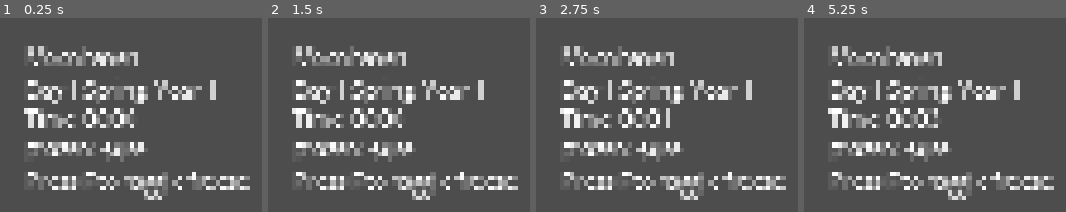
Above: before the commit, frames 1-4 (left to right).
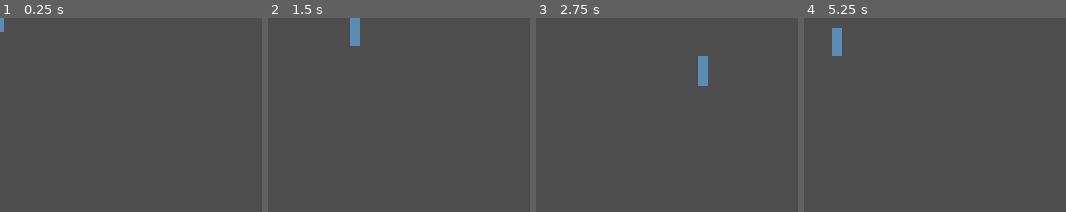
Above: after the commit, the same moments.

Repository: OletheOne/moonhaven
Game: Godot game, scene res://scenes/systems/player_test.tscn
The game is run twice, just before and just after one commit, with the same random seed, the same clock (stepped at 60 frames per second) and the same inputs. Before the commit the project starts from res://scenes/systems/time_test.tscn.
Inputs:
- Up to frame 1 (0.25 s): no input
- Up to frame 2 (1.5 s): tap F at 0.5, 1.25 s; hold D (move_right, bound only after the commit) 0.53-1.28 s; hold Shift (run, bound only after the commit) 0.53-1.28 s; tap Enter (ui_accept) at 0.77 s; hold S (move_down, bound only after the commit) from 1.28 s (still down); tap Shift (run, bound only after the commit) at 1.35 s
- Up to frame 3 (2.75 s): tap Enter (ui_accept) at 1.52 s; tap F at 2, 2.1 s; release S (move_down, bound only after the commit) at 2.03 s; hold D (move_right, bound only after the commit) from 2.03 s (still down); hold Shift (run, bound only after the commit) from 2.03 s (still down)
- Up to frame 4 (5.25 s): tap F at 2.75, 3.5, 4.25, 4.35 s; release D (move_right, bound only after the commit) at 2.78 s; release Shift (run, bound only after the commit) at 2.78 s; hold W (move_up, bound only after the commit) 2.78-3.53 s; tap Shift (run, bound only after the commit) at 2.85, 4.55 s; tap Enter (ui_accept) at 3.02, 3.77, 4.52 s; hold Shift (run, bound only after the commit) 3.53-4.28 s; hold A (move_left, bound only after the commit) 3.53-5.03 s; hold S (move_down, bound only after the commit) from 5.03 s (still down); hold Shift (run, bound only after the commit) from 5.03 s (still down)

The runs differ from the first frame. In frame 1, 14% of the frame differs, in the area x 0-96%, y 0-94%; in frame 2, 15%, in the area x 9-96%, y 0-94%; in frame 3, 15%; in frame 4, 15%.

Commit message:
T-02
Co-authored-by: Cursor <cursoragent@cursor.com>

Diff:
--- a/project.godot
+++ b/project.godot
@@ -15,7 +15,7 @@
 [application]
 
 config/name="Moonhaven"
-run/main_scene="res://scenes/systems/time_test.tscn"
+run/main_scene="res://scenes/systems/player_test.tscn"
 config/features=PackedStringArray("4.6", "Forward Plus")
 config/icon="res://icon.svg"
 
@@ -23,6 +23,43 @@
 
 Constants="*res://scripts/autoload/constants.gd"
 TimeManager="*res://scripts/autoload/time_manager.gd"
+
+[input]
+
+move_left={
+"deadzone": 0.2,
+"events": [Object(InputEventKey,"resource_local_to_scene":false,"resource_name":"","device":-1,"window_id":0,"alt_pressed":false,"shift_pressed":false,"ctrl_pressed":false,"meta_pressed":false,"pressed":false,"keycode":0,"physical_keycode":65,"key_label":0,"unicode":97,"location":0,"echo":false,"script":null)
+, Object(InputEventKey,"resource_local_to_scene":false,"resource_name":"","device":-1,"window_id":0,"alt_pressed":false,"shift_pressed":false,"ctrl_pressed":false,"meta_pressed":false,"pressed":false,"keycode":0,"physical_keycode":4194319,"key_label":0,"unicode":0,"location":0,"echo":false,"script":null)
+, Object(InputEventJoypadMotion,"resource_local_to_scene":false,"resource_name":"","device":-1,"axis":0,"axis_value":-1.0,"script":null)
+]
+}
+move_right={
+"deadzone": 0.2,
+"events": [Object(InputEventKey,"resource_local_to_scene":false,"resource_name":"","device":-1,"window_id":0,"alt_pressed":false,"shift_pressed":false,"ctrl_pressed":false,"meta_pressed":false,"pressed":false,"keycode":0,"physical_keycode":68,"key_label":0,"unicode":100,"location":0,"echo":false,"script":null)
+, Object(InputEventKey,"resource_local_to_scene":false,"resource_name":"","device":-1,"window_id":0,"alt_pressed":false,"shift_pressed":false,"ctrl_pressed":false,"meta_pressed":false,"pressed":false,"keycode":0,"physical_keycode":4194321,"key_label":0,"unicode":0,"location":0,"echo":false,"script":null)
+, Object(InputEventJoypadMotion,"resource_local_to_scene":false,"resource_name":"","device":-1,"axis":0,"axis_value":1.0,"script":null)
+]
+}
+move_up={
+"deadzone": 0.2,
+"events": [Object(InputEventKey,"resource_local_to_scene":false,"resource_name":"","device":-1,"window_id":0,"alt_pressed":false,"shift_pressed":false,"ctrl_pressed":false,"meta_pressed":false,"pressed":false,"keycode":0,"physical_keycode":87,"key_label":0,"unicode":119,"location":0,"echo":false,"script":null)
+, Object(InputEventKey,"resource_local_to_scene":false,"resource_name":"","device":-1,"window_id":0,"alt_pressed":false,"shift_pressed":false,"ctrl_pressed":false,"meta_pressed":false,"pressed":false,"keycode":0,"physical_keycode":4194320,"key_label":0,"unicode":0,"location":0,"echo":false,"script":null)
+, Object(InputEventJoypadMotion,"resource_local_to_scene":false,"resource_name":"","device":-1,"axis":1,"axis_value":-1.0,"script":null)
+]
+}
+move_down={
+"deadzone": 0.2,
+"events": [Object(InputEventKey,"resource_local_to_scene":false,"resource_name":"","device":-1,"window_id":0,"alt_pressed":false,"shift_pressed":false,"ctrl_pressed":false,"meta_pressed":false,"pressed":false,"keycode":0,"physical_keycode":83,"key_label":0,"unicode":115,"location":0,"echo":false,"script":null)
+, Object(InputEventKey,"resource_local_to_scene":false,"resource_name":"","device":-1,"window_id":0,"alt_pressed":false,"shift_pressed":false,"ctrl_pressed":false,"meta_pressed":false,"pressed":false,"keycode":0,"physical_keycode":4194322,"key_label":0,"unicode":0,"location":0,"echo":false,"script":null)
+, Object(InputEventJoypadMotion,"resource_local_to_scene":false,"resource_name":"","device":-1,"axis":1,"axis_value":1.0,"script":null)
+]
+}
+run={
+"deadzone": 0.5,
+"events": [Object(InputEventKey,"resource_local_to_scene":false,"resource_name":"","device":-1,"window_id":0,"alt_pressed":false,"shift_pressed":false,"ctrl_pressed":false,"meta_pressed":false,"pressed":false,"keycode":0,"physical_keycode":4194325,"key_label":0,"unicode":0,"location":0,"echo":false,"script":null)
+, Object(InputEventJoypadButton,"resource_local_to_scene":false,"resource_name":"","device":-1,"button_index":7,"pressure":0.0,"pressed":true,"script":null)
+]
+}
 
 [display]
 
--- /dev/null
+++ b/scenes/player/player.tscn
@@ -0,0 +1,164 @@
+[gd_scene load_steps=12 format=3 uid="uid://player_scene"]
+
+[ext_resource type="Script" path="res://scripts/player/player.gd" id="1_player"]
+[ext_resource type="Texture2D" path="res://art/sprites/player/player_placeholder.png" id="2_sprite"]
+
+[sub_resource type="CapsuleShape2D" id="CapsuleShape2D_feet"]
+radius = 5.0
+height = 12.0
+
+[sub_resource type="Animation" id="Animation_idle_down"]
+resource_name = "idle_down"
+length = 0.001
+tracks/0/type = "value"
+tracks/0/imported = false
+tracks/0/enabled = true
+tracks/0/path = NodePath("Sprite2D:flip_h")
+tracks/0/interp = 1
+tracks/0/loop_wrap = true
+tracks/0/keys = {
+"times": PackedFloat32Array(0),
+"transitions": PackedFloat32Array(1),
+"update": 1,
+"values": [false]
+}
+
+[sub_resource type="Animation" id="Animation_idle_up"]
+resource_name = "idle_up"
+length = 0.001
+tracks/0/type = "value"
+tracks/0/imported = false
+tracks/0/enabled = true
+tracks/0/path = NodePath("Sprite2D:flip_h")
+tracks/0/interp = 1
+tracks/0/loop_wrap = true
+tracks/0/keys = {
+"times": PackedFloat32Array(0),
+"transitions": PackedFloat32Array(1),
+"update": 1,
+"values": [false]
+}
+
+[sub_resource type="Animation" id="Animation_idle_left"]
+resource_name = "idle_left"
+length = 0.001
+tracks/0/type = "value"
+tracks/0/imported = false
+tracks/0/enabled = true
+tracks/0/path = NodePath("Sprite2D:flip_h")
+tracks/0/interp = 1
+tracks/0/loop_wrap = true
+tracks/0/keys = {
+"times": PackedFloat32Array(0),
+"transitions": PackedFloat32Array(1),
+"update": 1,
+"values": [true]
+}
+
+[sub_resource type="Animation" id="Animation_idle_right"]
+resource_name = "idle_right"
+length = 0.001
+tracks/0/type = "value"
+tracks/0/imported = false
+tracks/0/enabled = true
+tracks/0/path = NodePath("Sprite2D:flip_h")
+tracks/0/interp = 1
+tracks/0/loop_wrap = true
+tracks/0/keys = {
+"times": PackedFloat32Array(0),
+"transitions": PackedFloat32Array(1),
+"update": 1,
+"values": [false]
+}
+
+[sub_resource type="Animation" id="Animation_walk_down"]
+resource_name = "walk_down"
+length = 0.001
+tracks/0/type = "value"
+tracks/0/imported = false
+tracks/0/enabled = true
+tracks/0/path = NodePath("Sprite2D:flip_h")
+tracks/0/interp = 1
+tracks/0/loop_wrap = true
+tracks/0/keys = {
+"times": PackedFloat32Array(0),
+"transitions": PackedFloat32Array(1),
+"update": 1,
+"values": [false]
+}
+
+[sub_resource type="Animation" id="Animation_walk_up"]
+resource_name = "walk_up"
+length = 0.001
+tracks/0/type = "value"
+tracks/0/imported = false
+tracks/0/enabled = true
+tracks/0/path = NodePath("Sprite2D:flip_h")
+tracks/0/interp = 1
+tracks/0/loop_wrap = true
+tracks/0/keys = {
+"times": PackedFloat32Array(0),
+"transitions": PackedFloat32Array(1),
+"update": 1,
+"values": [false]
+}
+
+[sub_resource type="Animation" id="Animation_walk_left"]
+resource_name = "walk_left"
+length = 0.001
+tracks/0/type = "value"
+tracks/0/imported = false
+tracks/0/enabled = true
+tracks/0/path = NodePath("Sprite2D:flip_h")
+tracks/0/interp = 1
+tracks/0/loop_wrap = true
+tracks/0/keys = {
+"times": PackedFloat32Array(0),
+"transitions": PackedFloat32Array(1),
+"update": 1,
+"values": [true]
+}
+
+[sub_resource type="Animation" id="Animation_walk_right"]
+resource_name = "walk_right"
+length = 0.001
+tracks/0/type = "value"
+tracks/0/imported = false
+tracks/0/enabled = true
+tracks/0/path = NodePath("Sprite2D:flip_h")
+tracks/0/interp = 1
+tracks/0/loop_wrap = true
+tracks/0/keys = {
+"times": PackedFloat32Array(0),
+"transitions": PackedFloat32Array(1),
+"update": 1,
+"values": [false]
+}
+
+[sub_resource type="AnimationLibrary" id="AnimationLibrary_player"]
+_data = {
+"idle_down": SubResource("Animation_idle_down"),
+"idle_left": SubResource("Animation_idle_left"),
+"idle_right": SubResource("Animation_idle_right"),
+"idle_up": SubResource("Animation_idle_up"),
+"walk_down": SubResource("Animation_walk_down"),
+"walk_left": SubResource("Animation_walk_left"),
+"walk_right": SubResource("Animation_walk_right"),
+"walk_up": SubResource("Animation_walk_up")
+}
+
+[node name="Player" type="CharacterBody2D"]
+script = ExtResource("1_player")
+
+[node name="Sprite2D" type="Sprite2D" parent="."]
+texture = ExtResource("2_sprite")
+
+[node name="CollisionShape2D" type="CollisionShape2D" parent="."]
+position = Vector2(0, 10)
+shape = SubResource("CapsuleShape2D_feet")
+
+[node name="AnimationPlayer" type="AnimationPlayer" parent="."]
+libraries = {
+"": SubResource("AnimationLibrary_player")
+}
+autoplay = "idle_down"
--- /dev/null
+++ b/scenes/systems/player_test.tscn
@@ -0,0 +1,7 @@
+[gd_scene load_steps=2 format=3 uid="uid://player_test_scene"]
+
+[ext_resource type="PackedScene" uid="uid://player_scene" path="res://scenes/player/player.tscn" id="1_player"]
+
+[node name="PlayerTest" type="Node2D"]
+
+[node name="Player" parent="." instance=ExtResource("1_player")]
--- /dev/null
+++ b/scripts/player/player.gd
@@ -0,0 +1,52 @@
+extends CharacterBody2D
+
+const WALK_SPEED := 80.0
+const RUN_SPEED := 140.0
+
+enum Facing { DOWN, UP, LEFT, RIGHT }
+
+@onready var animation_player: AnimationPlayer = $AnimationPlayer
+
+var _facing: Facing = Facing.DOWN
+
+
+func _physics_process(_delta: float) -> void:
+	var input := Input.get_vector("move_left", "move_right", "move_up", "move_down")
+
+	if input.length_squared() > 0.0:
+		input = input.normalized()
+		_update_facing(input)
+
+	var speed := RUN_SPEED if Input.is_action_pressed("run") else WALK_SPEED
+	velocity = input * speed
+	move_and_slide()
+	_update_animation(input.length_squared() > 0.0)
+
+
+func _update_facing(input: Vector2) -> void:
+	if absf(input.x) > absf(input.y):
+		_facing = Facing.RIGHT if input.x > 0.0 else Facing.LEFT
+	else:
+		_facing = Facing.DOWN if input.y > 0.0 else Facing.UP
+
+
+func _update_animation(is_moving: bool) -> void:
+	var prefix := "walk" if is_moving else "idle"
+	var animation_name := "%s_%s" % [prefix, _facing_to_suffix()]
+
+	if animation_player.current_animation != animation_name:
+		animation_player.play(animation_name)
+
+
+func _facing_to_suffix() -> String:
+	match _facing:
+		Facing.DOWN:
+			return "down"
+		Facing.UP:
+			return "up"
+		Facing.LEFT:
+			return "left"
+		Facing.RIGHT:
+			return "right"
+
+	return "down"
Binary file added: art/sprites/player/player_placeholder.png
Not shown, changed: ASSETS.md
